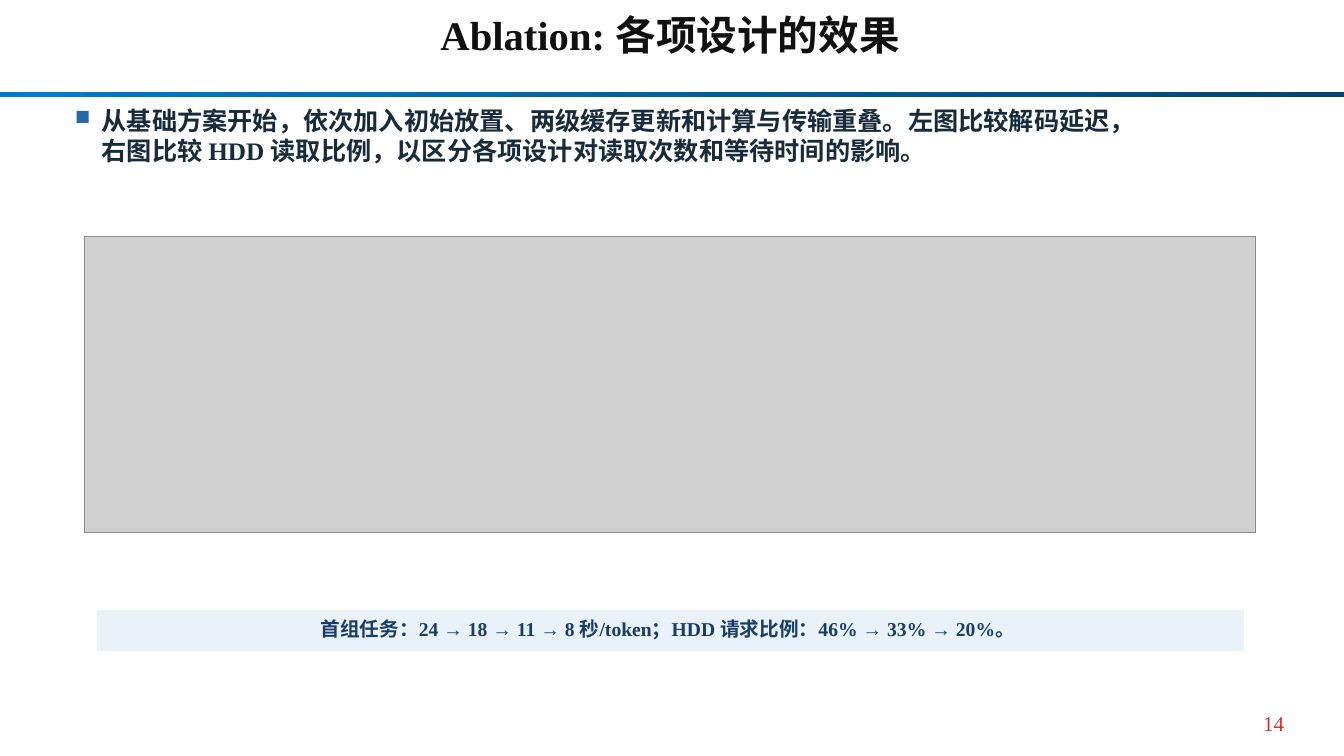
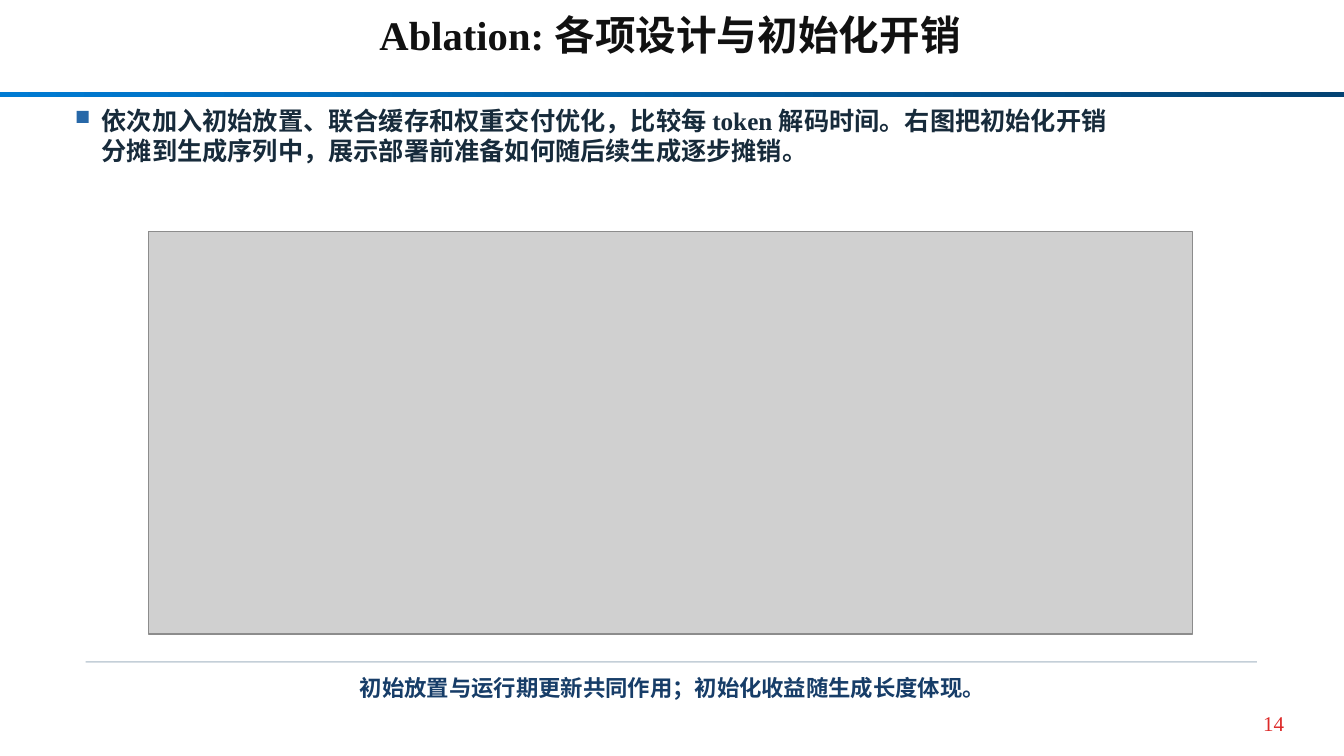
Before and after one commit to Kirihara-Yun/mecc_package, a slide deck: slide 14 of mecc_package/paper/current/MECC_HPCA_current.pptx. Drawn at 1344x756 pixels with LibreOffice and Linux fonts; fonts in the diff are those of the drawing; grey boxes stand for pictures. Boxes give left, top, right and bottom in pixels: in the first picture for what was removed or moved away, otherwise in the second. Text is boxed around its words. In the diff, an @@ line names an element or a change of style, - is before the commit and + after.

Commit message:
slides: synchronize group meeting figures with R27 and audit disclosures

```diff
--- a/mecc_package/paper/current/MECC_HPCA_current.pptx
+++ b/mecc_package/paper/current/MECC_HPCA_current.pptx
@@ text at (379, 15, 961, 54): text changed @@
-Ablation: 各项设计的效果
+Ablation: 各项设计与初始化开销
@@ text at (102, 108, 1107, 164): text changed @@
-从基础方案开始，依次加入初始放置、两级缓存更新和计算与传输重叠。左图比较解码延迟，
-右图比较 HDD 读取比例，以区分各项设计对读取次数和等待时间的影响。
+依次加入初始放置、联合缓存和权重交付优化，比较每 token 解码时间。右图把初始化开销
+分摊到生成序列中，展示部署前准备如何随后续生成逐步摊销。
@@ picture: place and size @@
-picture at (85, 237, 1256, 533)
+picture at (148, 232, 1193, 634)
@@ rectangle: place and size @@
-rectangle at (97, 610, 1244, 651)
+rectangle at (86, 661, 1257, 662)
@@ rectangle at (86, 661, 1257, 662): fill #EAF2F9 to #C4CFD8 @@
@@ text at (360, 677, 985, 700): text changed; size 14 to 16 pt @@
-首组任务：24 → 18 → 11 → 8 秒/token；HDD 请求比例：46% → 33% → 20%。
+初始放置与运行期更新共同作用；初始化收益随生成长度体现。
```
Also in this commit, not shown: 3 other slides changed, 7 slides added, 2 slides removed, 41 other files.
